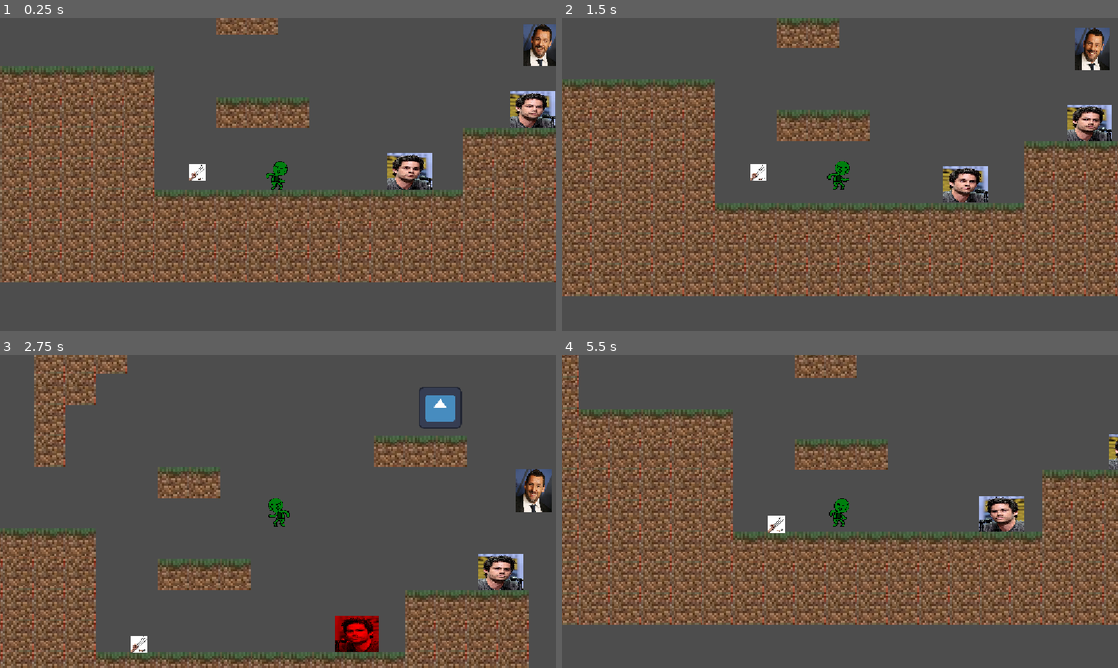
Above: before the commit, frames 1-4 (two rows, left to right).
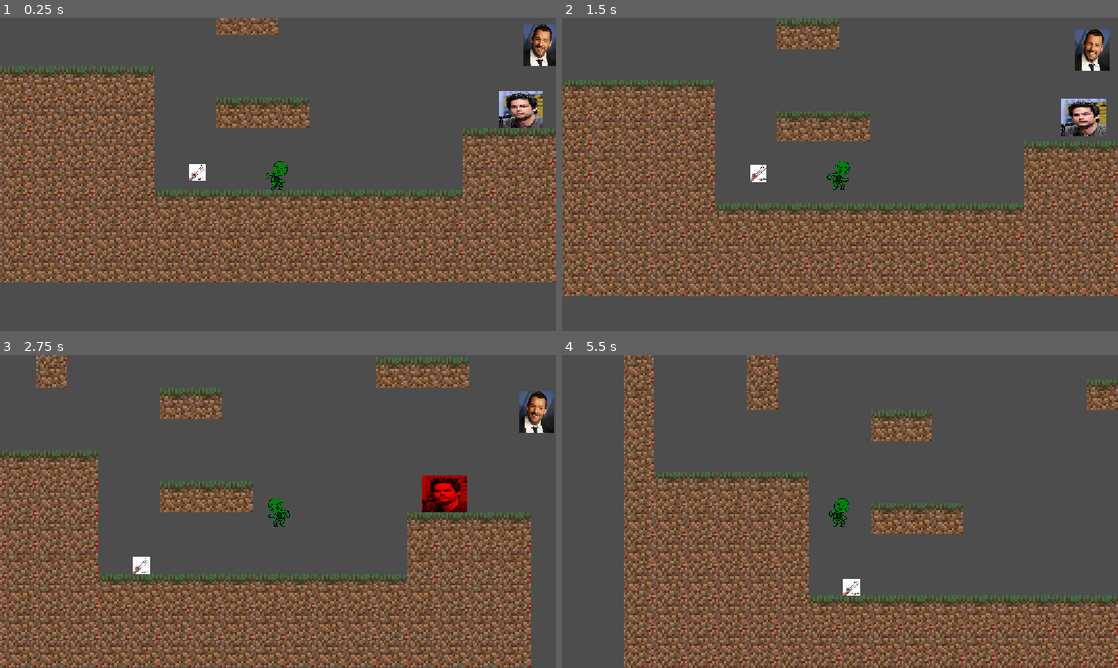
Above: after the commit, the same moments.

Repository: PeterCastell/monster-masher
Game: Godot game, scene res://game.tscn
Two runs of this game, one before a commit and one after it. Both use one fixed random seed, a clock stepped at 60 frames per second and the inputs below. The engine's default icon, where the game draws it, is replaced by a stand-in: a white triangle on a blue panel in a dark square.
Inputs:
- Up to frame 1 (0.25 s): no input
- Up to frame 2 (1.5 s): hold W (up) 0.53-1.28 s; hold D (right) from 0.53 s (still down); tap R at 1.35 s
- Up to frame 3 (2.75 s): tap W (up) at 1.52, 1.55, 1.82 s; release D (right) at 2.03 s; hold A (left) from 2.03 s (still down); hold W (up) from 2.03 s (still down)
- Up to frame 4 (5.5 s): release A (left) at 2.78 s; release W (up) at 2.78 s; hold D (right) 2.78-4.28 s; tap R at 2.85, 4.35 s; tap W (up) at 3.02, 3.05, 3.32, 4.52, 4.55, 4.82 s; hold W (up) 3.53-4.28 s; hold A (left) 4.28-5.03 s; hold D (right) from 5.03 s (still down); hold W (up) from 5.03 s (still down)

The runs differ from the first frame. In frame 1, 1.9% of the frame differs, in the area x 69-100%, y 6-55%; in frame 2, 7.6%; in frame 3, 46%; in frame 4, 59%, in the area x 0-100%, y 0-100%.

Commit message:
Were'd the wolf

Diff:
--- a/Enemy/vampire/vampire.tscn
+++ b/Enemy/vampire/vampire.tscn
@@ -7,6 +7,8 @@
 radius = 35.014282
 
 [node name="Vampire" type="CharacterBody2D" unique_id=1566094273 groups=["enemy"]]
+collision_layer = 16
+collision_mask = 5
 script = ExtResource("1_5uubd")
 launch_back_force = 1000.0
 organ_type = 1
--- a/Enemy/werewolf/werewolf.tscn
+++ b/Enemy/werewolf/werewolf.tscn
@@ -2,15 +2,16 @@
 
 [ext_resource type="Script" uid="uid://melxtf3atohx" path="res://werewolf.gd" id="1_am0pq"]
 [ext_resource type="Texture2D" uid="uid://c6tn0vqhencqk" path="res://Enemy/werewolf/Dylan_O'Brien_in_2017_by_Gage_Skidmore.jpg" id="2_eqilm"]
-[ext_resource type="Script" uid="uid://b8yx0au3hg873" path="res://area_2d.gd" id="3_ncf7h"]
 
 [sub_resource type="RectangleShape2D" id="RectangleShape2D_5lrfx"]
 size = Vector2(92, 75)
 
-[sub_resource type="RectangleShape2D" id="RectangleShape2D_flmph"]
-size = Vector2(470, 129)
+[sub_resource type="RectangleShape2D" id="RectangleShape2D_mq0dr"]
+size = Vector2(600, 68)
 
 [node name="Werewolf" type="CharacterBody2D" unique_id=1636331559 groups=["enemy"]]
+collision_layer = 16
+collision_mask = 5
 script = ExtResource("1_am0pq")
 can_squish = true
 launch_back_force = 1000.0
@@ -28,18 +29,32 @@
 debug_color = Color(0.3355893, 0.6225548, 0, 0.41960785)
 metadata/_edit_lock_ = true
 
-[node name="Area2D" type="Area2D" parent="." unique_id=1203006564]
-script = ExtResource("3_ncf7h")
+[node name="LeftFoot" type="RayCast2D" parent="." unique_id=1987766542]
+position = Vector2(-46, 38)
+target_position = Vector2(0, 19)
+collision_mask = 2
+hit_from_inside = true
 
-[node name="CollisionShape2D" type="CollisionShape2D" parent="Area2D" unique_id=1273833367]
-position = Vector2(63, -27.5)
-shape = SubResource("RectangleShape2D_flmph")
+[node name="RightFoot" type="RayCast2D" parent="." unique_id=2021545479]
+position = Vector2(46, 38)
+target_position = Vector2(0, 19)
+collision_mask = 2
+hit_from_inside = true
 
-[node name="RewindTimer" type="Timer" parent="." unique_id=385163074]
+[node name="Vision" type="Area2D" parent="." unique_id=866371600]
+collision_layer = 0
+collision_mask = 4
+
+[node name="CollisionShape2D" type="CollisionShape2D" parent="Vision" unique_id=1130136311]
+shape = SubResource("RectangleShape2D_mq0dr")
+
+[node name="WindupTimer" type="Timer" parent="." unique_id=1075734589]
+wait_time = 0.75
 one_shot = true
 
-[node name="ChargeTimer" type="Timer" parent="." unique_id=2142249678]
+[node name="StunTimer" type="Timer" parent="." unique_id=1531805250]
+wait_time = 1.5
 one_shot = true
 
-[connection signal="body_entered" from="Area2D" to="Area2D" method="_on_body_entered"]
-[connection signal="body_exited" from="Area2D" to="Area2D" method="_on_body_exited"]
+[connection signal="timeout" from="WindupTimer" to="." method="_on_windup_timer_timeout"]
+[connection signal="timeout" from="StunTimer" to="." method="_on_stun_timer_timeout"]
--- a/Organ/bat/bat.tscn
+++ b/Organ/bat/bat.tscn
@@ -6,6 +6,7 @@
 size = Vector2(48, 28)
 
 [node name="RigidBody2D" type="RigidBody2D" unique_id=884857642]
+collision_layer = 8
 
 [node name="Sprite2D" type="Sprite2D" parent="." unique_id=1043440273]
 scale = Vector2(0.05, 0.05)
--- a/Organ/claws/claws.tscn
+++ b/Organ/claws/claws.tscn
@@ -6,6 +6,7 @@
 size = Vector2(34, 34)
 
 [node name="Claws" type="RigidBody2D" unique_id=52836476]
+collision_layer = 8
 
 [node name="Sprite2D" type="Sprite2D" parent="." unique_id=638148352]
 scale = Vector2(0.035, 0.035)
--- a/game.tscn
+++ b/game.tscn
@@ -74,11 +74,8 @@
 [node name="Vampire" parent="World/Enemies" unique_id=1905199290 groups=["Enemy"] instance=ExtResource("4_ryrav")]
 position = Vector2(515.62, -256.695)
 
-[node name="Enemy2" parent="World/Enemies" unique_id=1735630568 groups=["Enemy"] instance=ExtResource("4_fc0e3")]
-position = Vector2(263, 22)
-
-[node name="Enemy" parent="World/Enemies" unique_id=2138027809 groups=["Enemy"] instance=ExtResource("4_fc0e3")]
-position = Vector2(515.62, -102)
+[node name="Werewolf" parent="World/Enemies" unique_id=1636331559 instance=ExtResource("8_hve3p")]
+position = Vector2(507, -117)
 
 [node name="AmandasMarker2" type="Marker2D" parent="World" unique_id=1652021365]
 position = Vector2(-12, 72.795)
--- a/player/player.gd
+++ b/player/player.gd
@@ -1,8 +1,8 @@
 extends CharacterBody2D
 class_name Player
 
-const gravity = 1200
-const jump_speed = 650
+const gravity = 1000
+const jump_speed = 400
 const max_speed = 450
 const ground_accel_hl = 0.2
 const air_accel_hl = 0.5
--- a/player/player.tscn
+++ b/player/player.tscn
@@ -74,6 +74,8 @@
 size = Vector2(10, 20)
 
 [node name="Player" type="CharacterBody2D" unique_id=278440191 groups=["Player"]]
+collision_layer = 4
+collision_mask = 17
 script = ExtResource("1_rkbax")
 
 [node name="Camera2D" type="Camera2D" parent="." unique_id=1384373694 groups=["Player"]]
--- a/project.godot
+++ b/project.godot
@@ -56,6 +56,14 @@
 ]
 }
 
+[layer_names]
+
+2d_physics/layer_1="General"
+2d_physics/layer_2="Terrain"
+2d_physics/layer_3="Player"
+2d_physics/layer_4="Organs"
+2d_physics/layer_5="Enemies"
+
 [physics]
 
 3d/physics_engine="Jolt Physics"
--- a/werewolf.gd
+++ b/werewolf.gd
@@ -5,123 +5,118 @@
 const player_kick_force = 800
 const minimal_player_kick_force = 300
 
-const wind_up_time: float = 1
-const rewind_time: float = 1.5
-
-const max_speed = 450
-const walk_speed = 50
-
-const ground_accel_hl = 0.8
-const wall_detect_offset = 32
+const wander_speed = 50
+const wander_speed_hl = 0.25
+const dash_speed = 450
+const dash_speed_hl = 0.5
+const dash_bounciness = 0.25
 
 @onready var collision_shape = $CollisionShape2D
 @onready var player: Player = game.world.player
 
+var timer: float
 
 # https://www.gdquest.com/tutorial/godot/design-patterns/finite-state-machine/
 
 # This enum lists all the possible states the character can be in.
-enum States {IDLE, CHARGING, CHASING, REWINDING}
+enum State {
+	Wandering,
+	Windup,
+	Dashing,
+	Stunned
+}
 
-var state: States = States.IDLE: set = set_state
+var state: State = State.Wandering
 
+var dir: int = 1 if randf() < 0.5 else -1
 
+var dir_to_player: int:
+	get: return sign(player.position.x - position.x)
 
-var dir: float = 1
+func on_collision(collision: KinematicCollision2D):
+	var collider = collision.get_collider()
 
-func pushback_player():
-	var space_state = get_world_2d().direct_space_state
+	var is_wall: bool = abs(collision.get_angle() - PI/2) < PI/4
 
-	var thingAhead = PhysicsRayQueryParameters2D.create(
-		Vector2(global_position.x, global_position.y),
-		Vector2(global_position.x + (((collision_shape.shape.size.x/2) + wall_detect_offset)*dir), global_position.y)
-	)
-	var result = space_state.intersect_ray(thingAhead)
-	if not result.is_empty():
-		var collider = result["collider"]
-		if collider.is_in_group("Player"):
-			collider.velocity.x += minimal_player_kick_force*dir
+	if state == State.Dashing:
+		if collider is Player:
+			collider.velocity.x += player_kick_force*dir_to_player
+			set_state(State.Stunned)
+		elif collider is TileMapLayer:
+			var normal := collision.get_normal()
+			if is_wall:
+				set_state(State.Stunned)
+				dir *= -1
+				velocity = velocity.slide(normal) - dash_bounciness * velocity.project(normal)
+				return true
+
+	else:
+		if collider is Player:
+			collider.velocity.x += minimal_player_kick_force*dir_to_player
+		elif is_wall:
+			dir *= -1
+
+	velocity = velocity.slide(collision.get_normal())
 
 func _physics_process(delta: float) -> void:
-	if not is_on_floor():
-		velocity += Vector2.DOWN * gravity * delta
-		move_and_slide()
+	velocity += Vector2.DOWN * gravity * delta
 
+	$Appearance.scale.x = dir
 	$Appearance/EnemySprite.modulate = Color.WHITE
 
-	if state == States.CHASING:
-		# walk
-		#velocity.x = util.hllerp(velocity.x, dir * max_speed, ground_accel_hl, delta)
-		# https://forum.godotengine.org/t/how-to-make-a-character2d-bounce-reflect-off-of-stuff/70523/6
-		var collision = move_and_collide(Vector2(util.hllerp(velocity.x, dir * max_speed, ground_accel_hl, delta), velocity.y))
-		if collision:
-			if collision.get_collider().is_in_group("Player"):
-				player.velocity.x += player_kick_force * dir
-			velocity = velocity.bounce(collision.get_normal())
-			set_state(States.REWINDING)
-	elif state == States.IDLE:
+	if state == State.Dashing:
+		velocity.x = util.hllerp(velocity.x, 0, dash_speed_hl, delta)
+		if abs(velocity.x) <= wander_speed:
+			set_state(State.Wandering)
 
-		if is_on_floor():
-			var space_state = get_world_2d().direct_space_state
-			# https://docs.godotengine.org/en/stable/tutorials/physics/ray-casting.html
-			# my first time doing this in Godot
-			var wallAhead = PhysicsRayQueryParameters2D.create(
-				Vector2(global_position.x, global_position.y),
-				Vector2(global_position.x + (((collision_shape.shape.size.x/2) + wall_detect_offset)*dir), global_position.y)
-			)
+	elif state == State.Wandering:
+		var foot: RayCast2D = $LeftFoot if dir == -1 else $RightFoot
+		if !foot.is_colliding():
+			dir *= -1
 
-			var wallBelow = PhysicsRayQueryParameters2D.create(
-				Vector2(global_position.x, global_position.y),
-				Vector2(global_position.x + (collision_shape.shape.size.x)*dir, global_position.y + (collision_shape.shape.size.y))
-			)
+		velocity.x = util.hllerp(velocity.x, dir * wander_speed, wander_speed_hl, delta)
 
-			var result = space_state.intersect_ray(wallAhead) or not space_state.intersect_ray(wallBelow)
+		for body in $Vision.get_overlapping_bodies():
+			if body is Player and state == State.Wandering:
+				set_state(State.Windup)
 
-			if (result):
-				dir *= -1
-			# walk
-			velocity.x = dir * walk_speed
-			pushback_player()
+	elif state == State.Windup:
+		velocity.x = util.hllerp(velocity.x, 0, wander_speed_hl, delta)
+		$Appearance/EnemySprite.modulate = Color.RED
 
-			move_and_slide()
+	elif state == State.Stunned:
+		velocity.x = util.hllerp(velocity.x, 0, wander_speed_hl, delta)
+		$Appearance/EnemySprite.modulate = Color.BLUE
 
-			if $Area2D.chase:
-				set_state(States.CHARGING)
-		else:
-			pushback_player()
-
-	elif state == States.CHARGING:
-
-		dir = sign(player.global_position.x - global_position.x)
-		if dir == 0:
-			dir = 1
-		pushback_player()
-
-		# temp
-		$Appearance/EnemySprite.modulate = Color.RED
-		if ($ChargeTimer.is_stopped()):
-			set_state(States.CHASING)
-
-	elif state == States.REWINDING:
-		$Appearance/EnemySprite.modulate = Color.BLUE
-		velocity.x = util.hllerp(velocity.x, -dir * max_speed, -ground_accel_hl, delta)
-		pushback_player()
-
-		move_and_slide()
-		if ($RewindTimer.is_stopped()):
-			set_state(States.IDLE)
-
-
+	var motion := velocity * delta
+	for i in 4:
+		var collision := move_and_collide(motion)
+		if not collision:
+			break
+		on_collision(collision)
+		motion = velocity * delta
 
 	$Appearance.scale.x = dir
 
 
-func set_state(new_state: States) -> void:
+func set_state(new_state: State) -> void:
 	#var previous_state := state
 	state = new_state
 
-	if new_state == States.CHARGING:
-		$ChargeTimer.start(wind_up_time)
+	if new_state == State.Windup:
+		dir = dir_to_player
+		$WindupTimer.start()
 
-	if new_state == States.REWINDING:
-		$RewindTimer.start(rewind_time)
+	if new_state == State.Stunned:
+		$StunTimer.start()
+
+	if new_state == State.Dashing:
+		velocity.x = dir * dash_speed
+
+
+func _on_windup_timer_timeout() -> void:
+	set_state(State.Dashing)
+
+
+func _on_stun_timer_timeout() -> void:
+	set_state(State.Wandering)
Not shown: 1 places in game.tscn that only renumber resources
